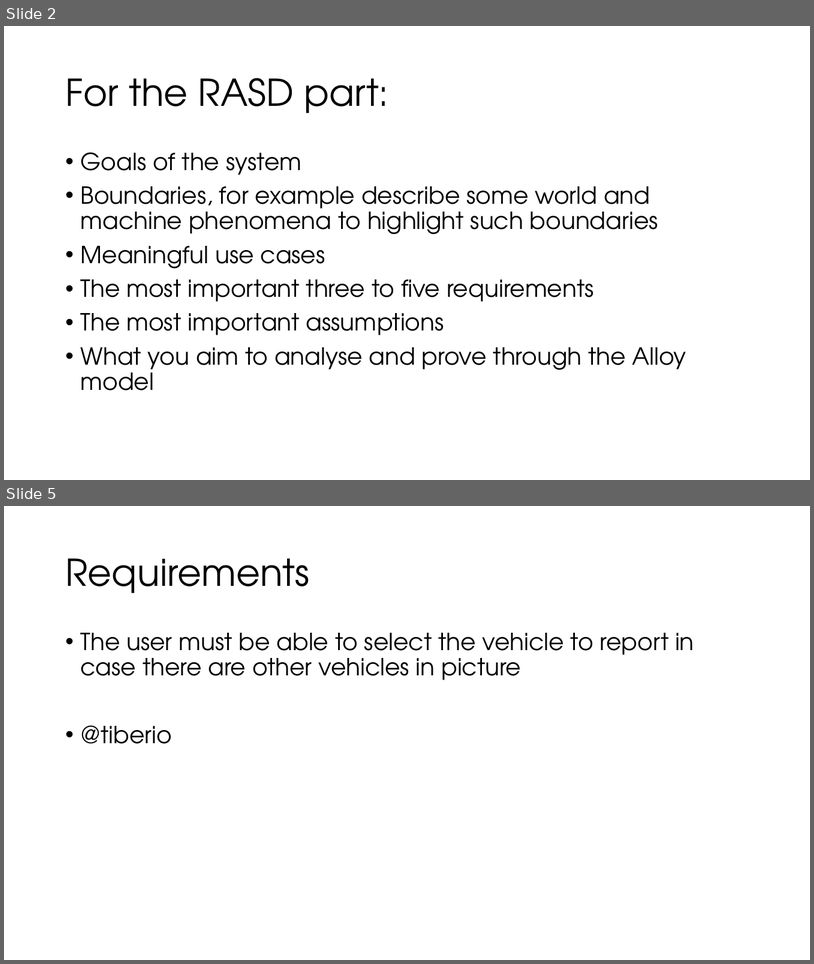
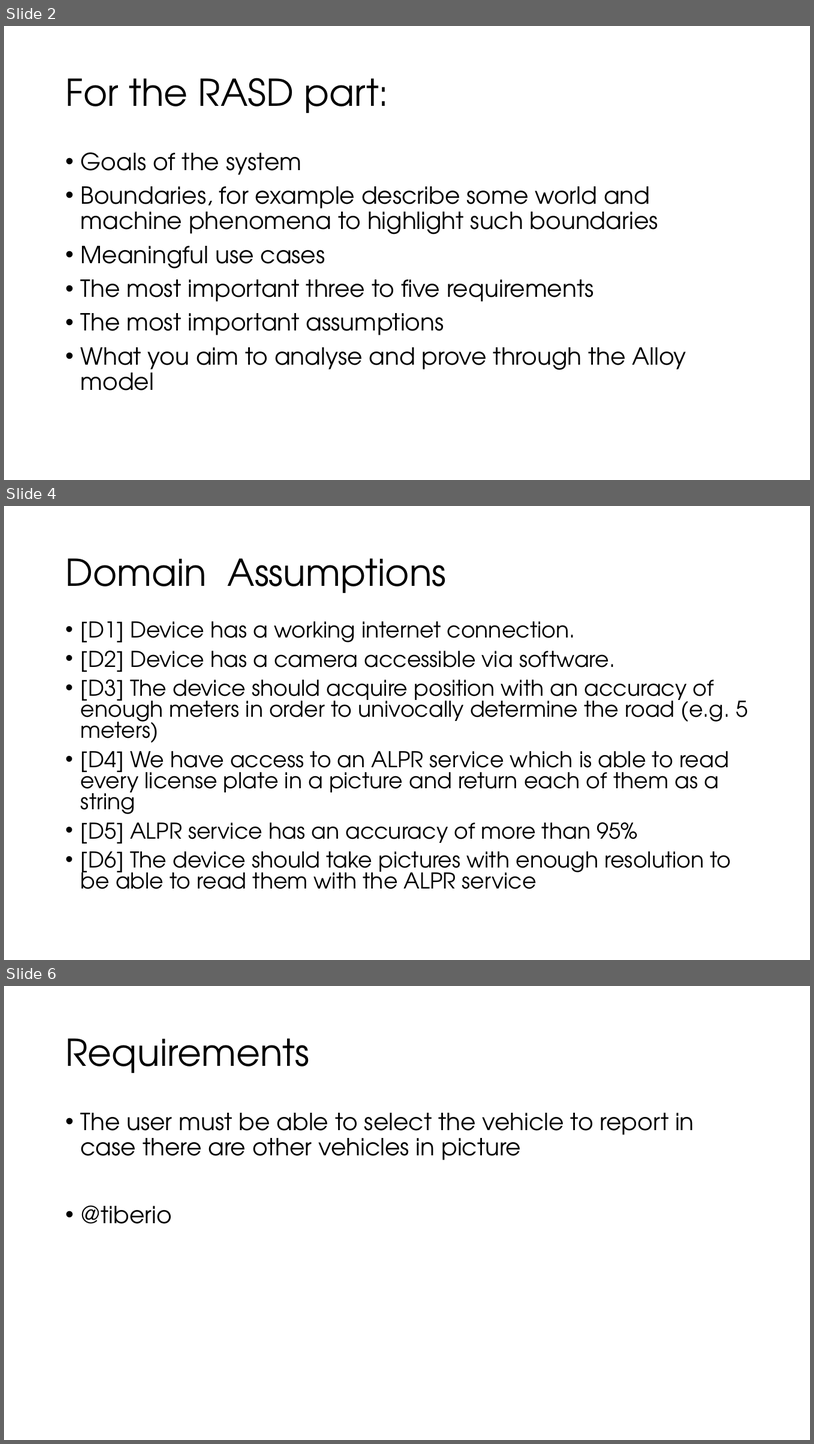
Before and after one commit to TiberioG/SoftwareEngineering2Polimi, a slide deck: Presentation1.pptx. Shown one above the other, each under a label of ours: slides 2 and 5 before the commit, slides 2, 4 and 6 after it; the slides between them are not shown. The pictures are 814x964 and 814x1444 pixels, drawn with LibreOffice and Linux fonts; fonts in the diff are those of the drawing. Boxes give left, top, right and bottom in pixels: in the first picture for what was removed or moved away, otherwise in the second. Text is boxed around its words. In the diff, an @@ line names an element or a change of style, - is before the commit and + after.

```diff
--- a/Presentation1.pptx
+++ b/Presentation1.pptx
@@ slide 4 added at (x1=4, y1=506, x2=810, y2=960), background #FFFFFF @@
@@ title added at (x1=65, y1=558, x2=446, y2=593), 44 pt, text #000000 @@
+Domain Assumptions
@@ text added at (x1=81, y1=621, x2=748, y2=889), 25.9 pt, text #000000 @@
+• [D1] Device has a working internet connection.
+• [D2] Device has a camera accessible via software.
+• [D3] The device should acquire position with an accuracy of enough meters in order to univocally determine the road (e.g. 5 meters)
+• [D4] We have access to an ALPR service which is able to read every license plate in a picture and return each of them as a string
+• [D5] ALPR service has an accuracy of more than 95%
+• [D6] The device should take pictures with enough resolution to be able to read them with the ALPR service
@@ what was slide 5 is now slide 6 @@
```
Also in this commit, not shown: 1 slide changed, 4 other slides added, 2 slides removed.
